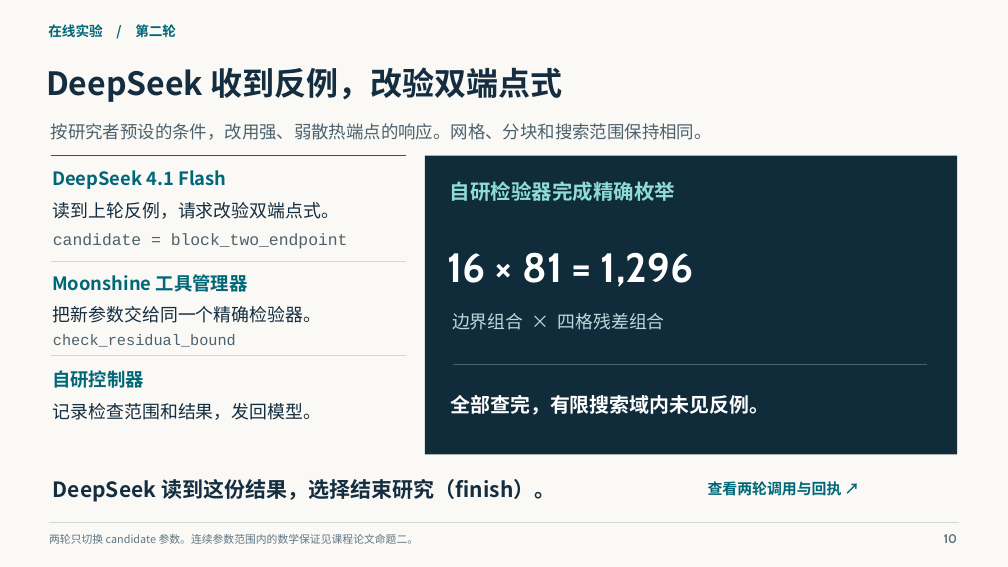
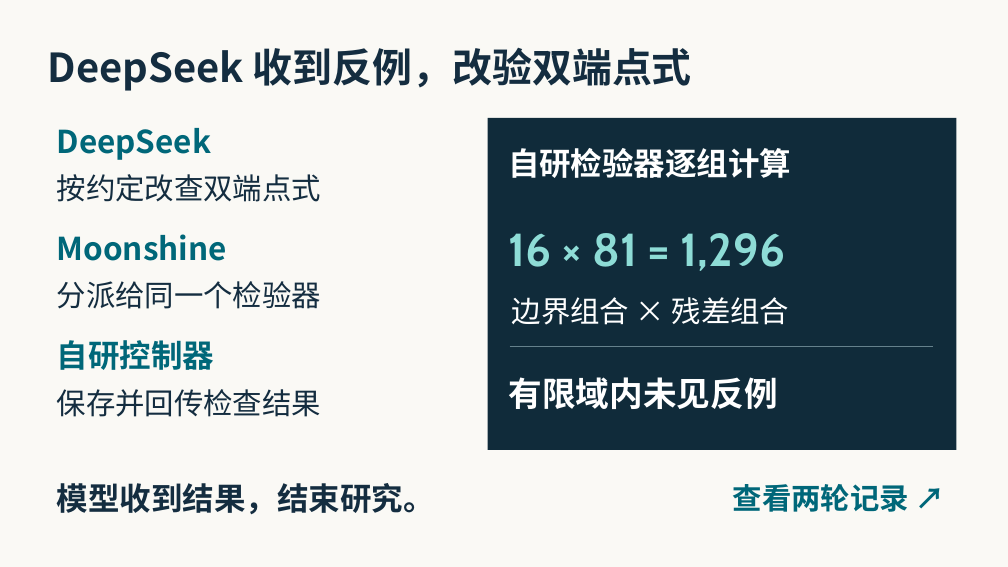
Before and after one commit to orgyuanbao/MoonshineThermalLab, a slide deck: slide 10 of MoonshineThermalLab/classroom/Moonshine热仿真课堂汇报.pptx. Drawn at 1008x567 pixels with LibreOffice and Linux fonts; fonts in the diff are those of the drawing. Boxes give left, top, right and bottom in pixels: in the first picture for what was removed or moved away, otherwise in the second. Text is boxed around its words. In the diff, an @@ line names an element or a change of style, - is before the commit and + after.

```diff
--- a/MoonshineThermalLab/classroom/Moonshine热仿真课堂汇报.pptx
+++ b/MoonshineThermalLab/classroom/Moonshine热仿真课堂汇报.pptx
@@ text removed at (48, 24, 176, 38) @@
-在线实验 / 第二轮
@@ text "DeepSeek 收到反例，改验双端点式": place and size @@
-text "DeepSeek 收到反例，改验双端点式" at (46, 67, 562, 102)
+text "DeepSeek 收到反例，改验双端点式" at (48, 47, 692, 91)
@@ text "DeepSeek 收到反例，改验双端点式" at (48, 47, 692, 91): size 30.5 to 38 pt @@
@@ rectangle: place and size @@
-rectangle at (425, 156, 957, 454)
+rectangle at (488, 118, 957, 450)
@@ text at (57, 128, 212, 160): text changed; size 17.5 to 30 pt @@
-DeepSeek 4.1 Flash
+DeepSeek
@@ text at (508, 148, 791, 178): text changed; size 19.5 to 30 pt; text colour #8EDCD6 to #FFFFFF @@
-自研检验器完成精确枚举
+自研检验器逐组计算
@@ line removed from (51, 156) to (406, 156) @@
@@ text at (57, 174, 321, 202): text changed; size 16.6 to 28 pt; text colour #4C626F to #142D40 @@
-按研究者预设的条件，改用强、弱散热端点的响应。网格、分块和搜索范围保持相同。
+按约定改查双端点式
@@ text removed at (53, 202, 339, 219) @@
-读到上轮反例，请求改验双端点式。
@@ text removed at (53, 233, 348, 249) @@
-candidate = block_two_endpoint
@@ text added at (57, 234, 227, 261), 30 pt, text #006779, bold @@
+Moonshine
@@ text "16 × 81 = 1,296": place and size @@
-text "16 × 81 = 1,296" at (448, 252, 693, 287)
+text "16 × 81 = 1,296" at (508, 233, 785, 271)
@@ text "16 × 81 = 1,296" at (508, 233, 785, 271): size 39 to 44 pt, text colour #FFFFFF to #8EDCD6 @@
@@ line removed from (51, 262) to (406, 262) @@
@@ text removed at (52, 274, 248, 292) @@
-Moonshine 工具管理器
@@ text at (57, 281, 321, 309): text changed; size 17 to 28 pt @@
-把新参数交给同一个精确检验器。
+分派给同一个检验器
@@ text at (512, 297, 789, 325): text changed; size 17 to 28 pt; text colour #BED7DB to #FFFFFF @@
-边界组合 × 四格残差组合
+边界组合 × 残差组合
@@ line removed from (51, 355) to (406, 355) @@
@@ text removed at (53, 334, 236, 347) @@
-check_residual_bound
@@ text "自研控制器": place and size @@
-text "自研控制器" at (52, 370, 144, 388)
+text "自研控制器" at (57, 340, 214, 370)
@@ text "自研控制器" at (57, 340, 214, 370): size 17.5 to 30 pt @@
@@ line moved from (453, 364) - (927, 364) to (510, 346) - (933, 346) @@
@@ line (510, 346) - (933, 346): stroke #46636E 0.8 pt to #65818C 1.1 pt @@
@@ text at (57, 389, 321, 417): text changed; size 17 to 28 pt @@
-记录检查范围和结果，发回模型。
+保存并回传检查结果
@@ text at (509, 377, 778, 409): text changed; size 19 to 32 pt @@
-全部查完，有限搜索域内未见反例。
+有限域内未见反例
@@ text at (57, 483, 435, 514): text changed; size 20 to 30 pt @@
-DeepSeek 读到这份结果，选择结束研究（finish）。
+模型收到结果，结束研究。
@@ text at (733, 484, 909, 512): text changed; size 14.2 to 28 pt @@
-查看两轮调用与回执 ↗
+查看两轮记录 ↗
@@ line removed from (49, 523) to (959, 523) @@
@@ text removed at (49, 534, 419, 544) @@
-两轮只切换 candidate 参数。连续参数范围内的数学保证见课程论文命题二。
@@ text removed at (944, 534, 958, 543) @@
-10
```
Also in this commit, not shown: 17 other slides changed.
